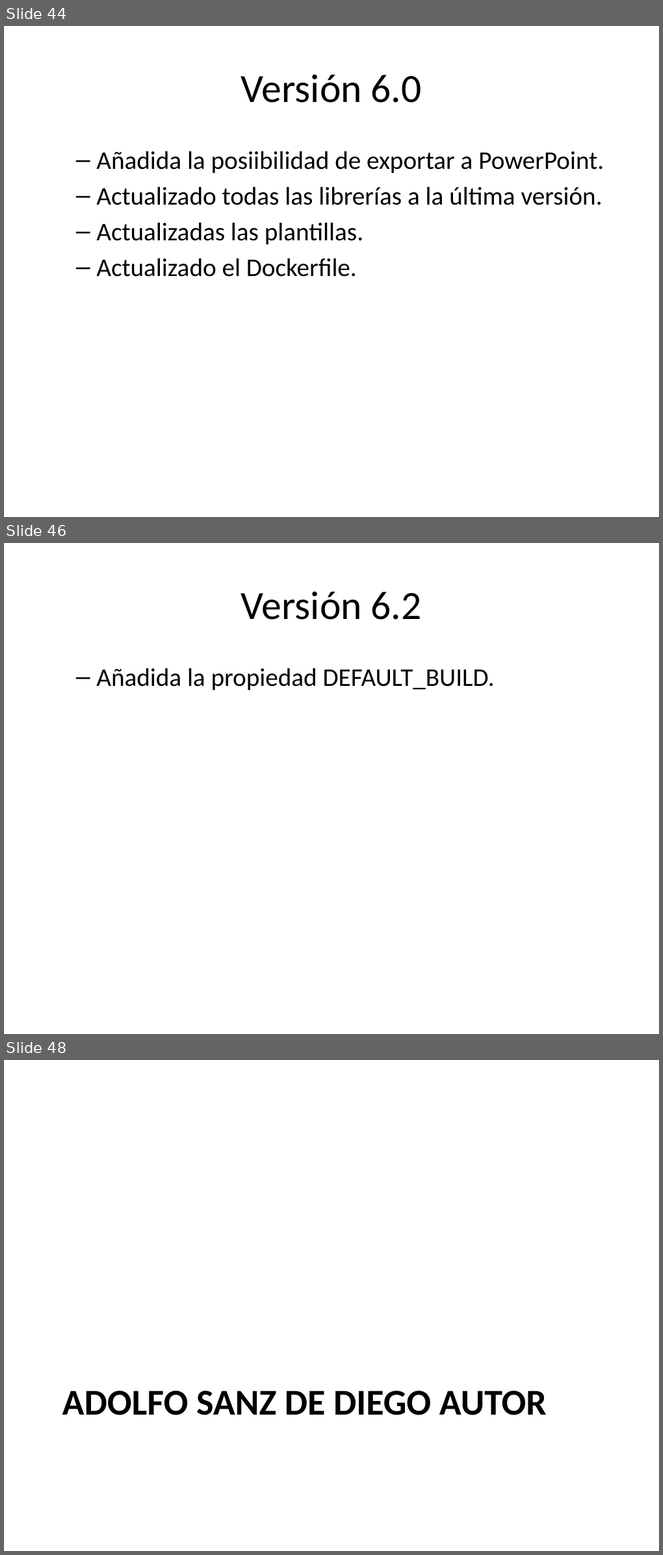
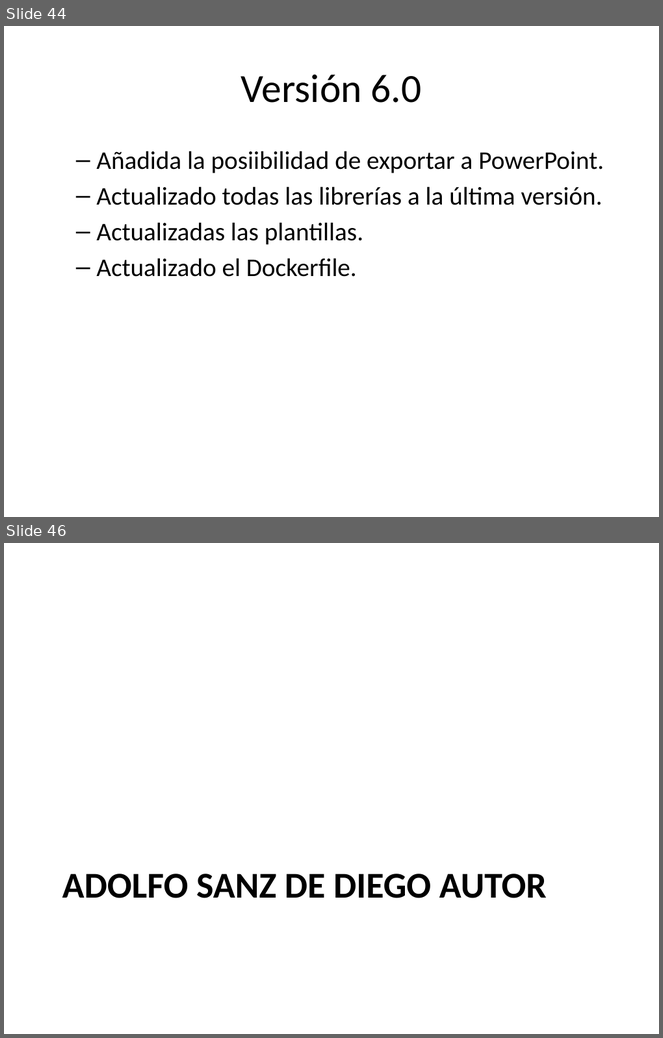
Before and after one commit to asanzdiego/markdownslides, a slide deck: doc/export/leeme-slides.pptx. Shown one above the other, each under a label of ours: slides 44, 46 and 48 before the commit, slides 44 and 46 after it; the slides between them are not shown. The pictures are 663x1555 and 663x1038 pixels, drawn with LibreOffice and Linux fonts; fonts in the diff are those of the drawing. Boxes give left, top, right and bottom in pixels: in the first picture for what was removed or moved away, otherwise in the second. Text is boxed around its words. In the diff, an @@ line names an element or a change of style, - is before the commit and + after.

```diff
--- a/doc/export/leeme-slides.pptx
+++ b/doc/export/leeme-slides.pptx
@@ slide 46 removed at [4, 543, 659, 1034], background #FFFFFF @@
@@ title removed at [241, 591, 422, 620] @@
-Versión 6.2
@@ text removed at [96, 668, 495, 691] @@
-  – Añadida la propiedad DEFAULT_BUILD.
@@ what was slide 48 is now slide 46 @@
```
Also in this commit, not shown: 2 slides changed, 1 other slide removed, 30 other files.
